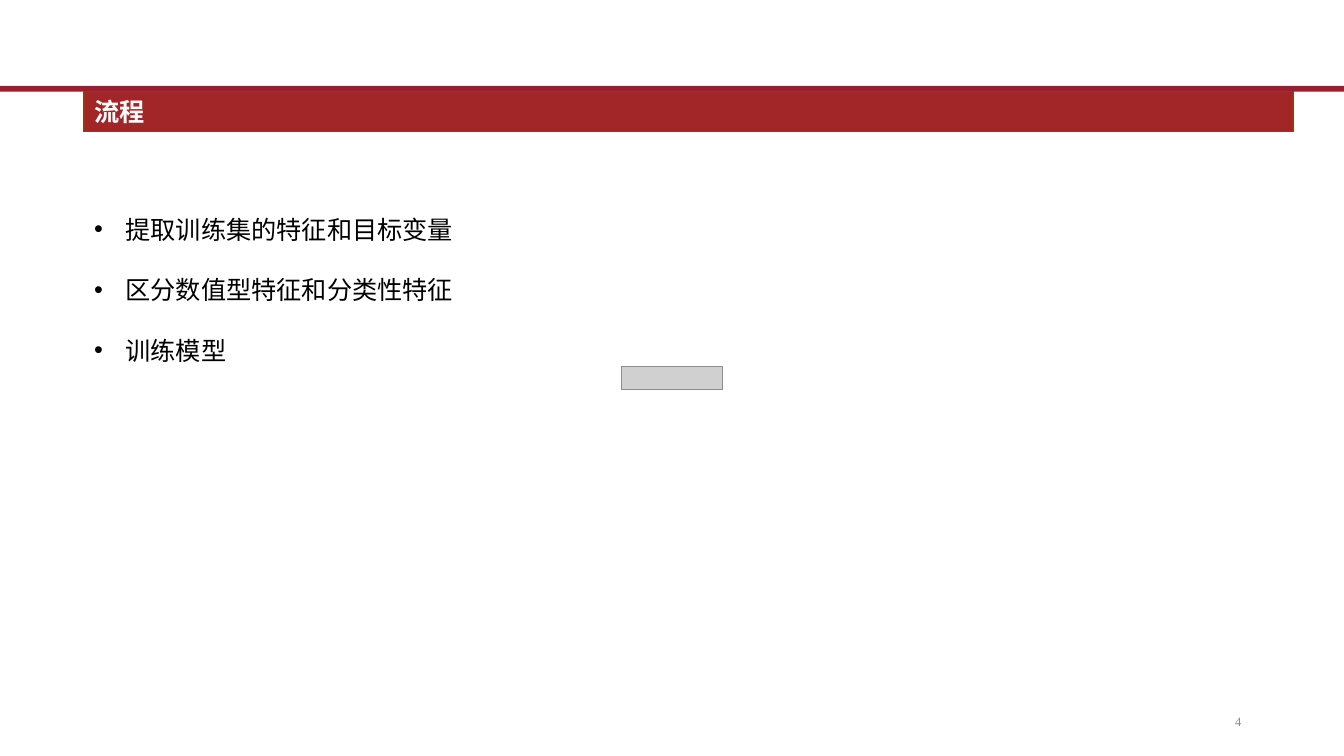
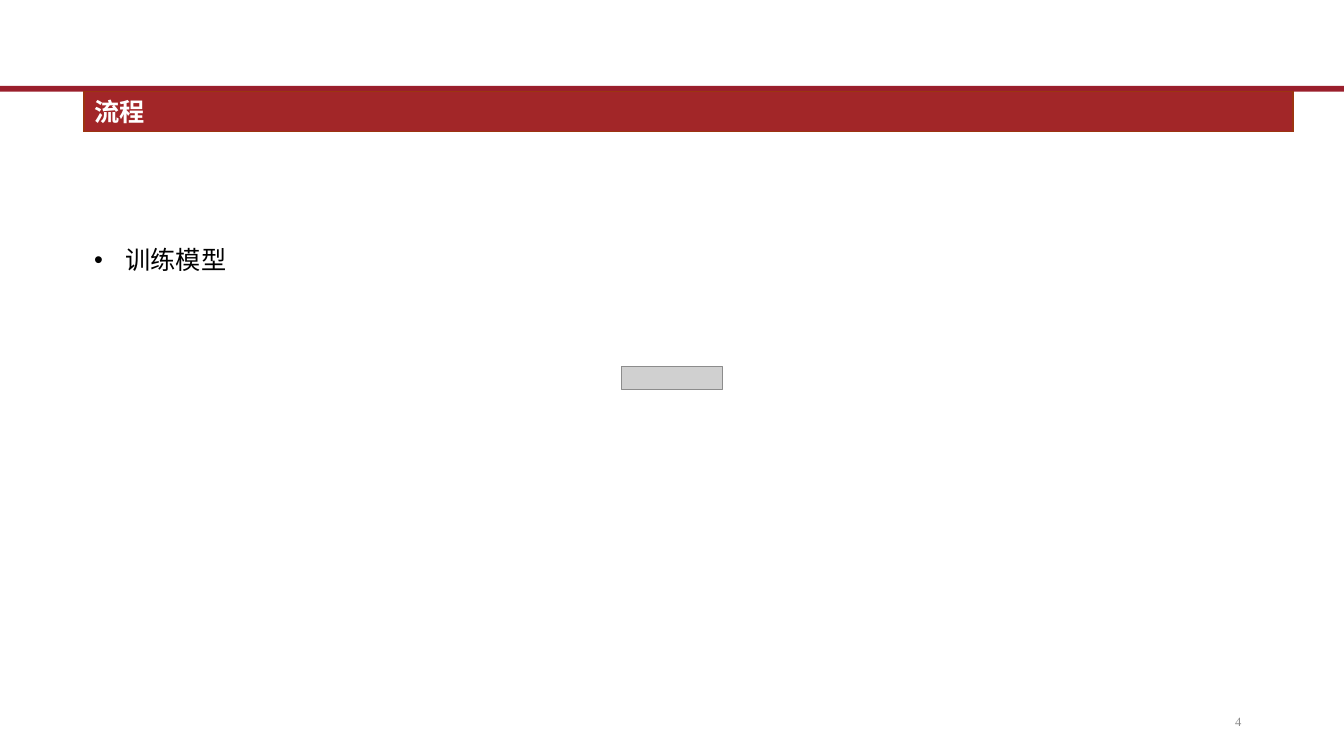
Before and after one commit to Quant-of-Renmin-University/QuantEcon2025_RUC, a slide deck: slide 4 of Homework/math/2022202625/陈尚祺+2022202625+final.pptx. Drawn at 1344x756 pixels with LibreOffice and Linux fonts; fonts in the diff are those of the drawing; grey boxes stand for pictures; background and template pictures are left out. Boxes give left, top, right and bottom in pixels: in the first picture for what was removed or moved away, otherwise in the second. Text is boxed around its words. In the diff, an @@ line names an element or a change of style, - is before the commit and + after.

```diff
--- a/Homework/math/2022202625/陈尚祺+2022202625+final.pptx
+++ b/Homework/math/2022202625/陈尚祺+2022202625+final.pptx
@@ text at [126, 217, 454, 301]: paragraphs removed @@
-• 提取训练集的特征和目标变量
-• 区分数值型特征和分类性特征
```
Also in this commit, not shown: 3 other slides changed.
